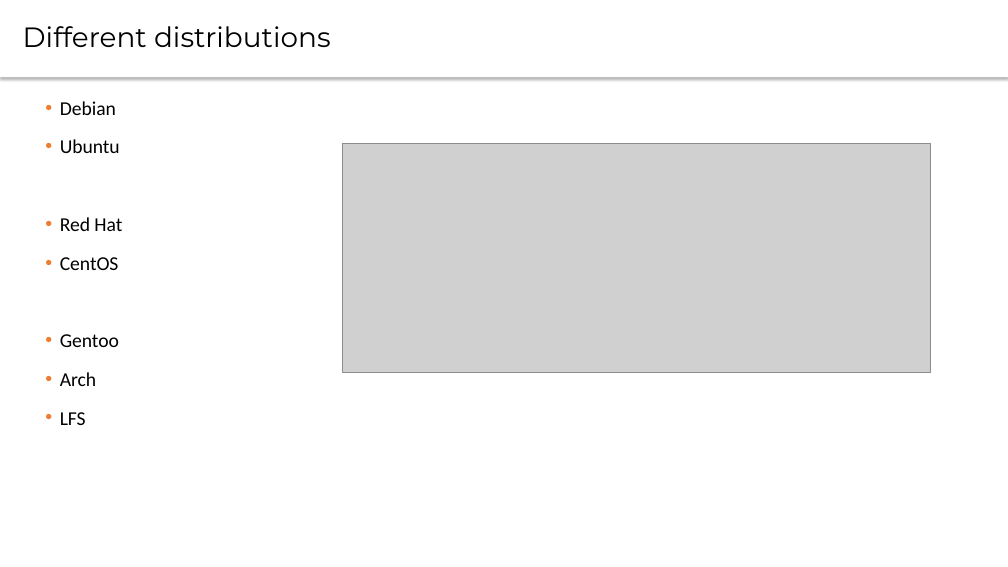
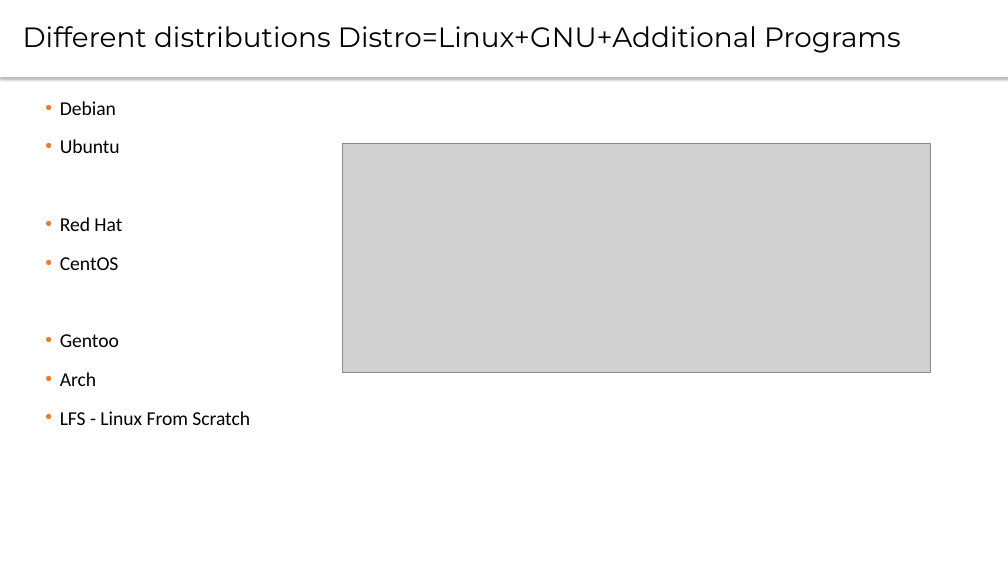
Before and after one commit to CsteerDevops1/lectures_devops2, a slide deck: slide 10 of LinuxArch/LinuxArch1.pptx. Drawn at 1008x567 pixels with LibreOffice and Linux fonts; fonts in the diff are those of the drawing; grey boxes stand for pictures. Boxes give left, top, right and bottom in pixels: in the first picture for what was removed or moved away, otherwise in the second. Text is boxed around its words. In the diff, an @@ line names an element or a change of style, - is before the commit and + after.

Commit message:
Updated 1,2,3 linux arch

```diff
--- a/LinuxArch/LinuxArch1.pptx
+++ b/LinuxArch/LinuxArch1.pptx
@@ text at [23,26,901,53]: text changed @@
-Different distributions
+Different distributions Distro=Linux+GNU+Additional Programs
@@ text at [60,411,250,425]: text changed @@
-• LFS
+• LFS - Linux From Scratch
```
Also in this commit, not shown: 3 other slides changed, 2 other files.
